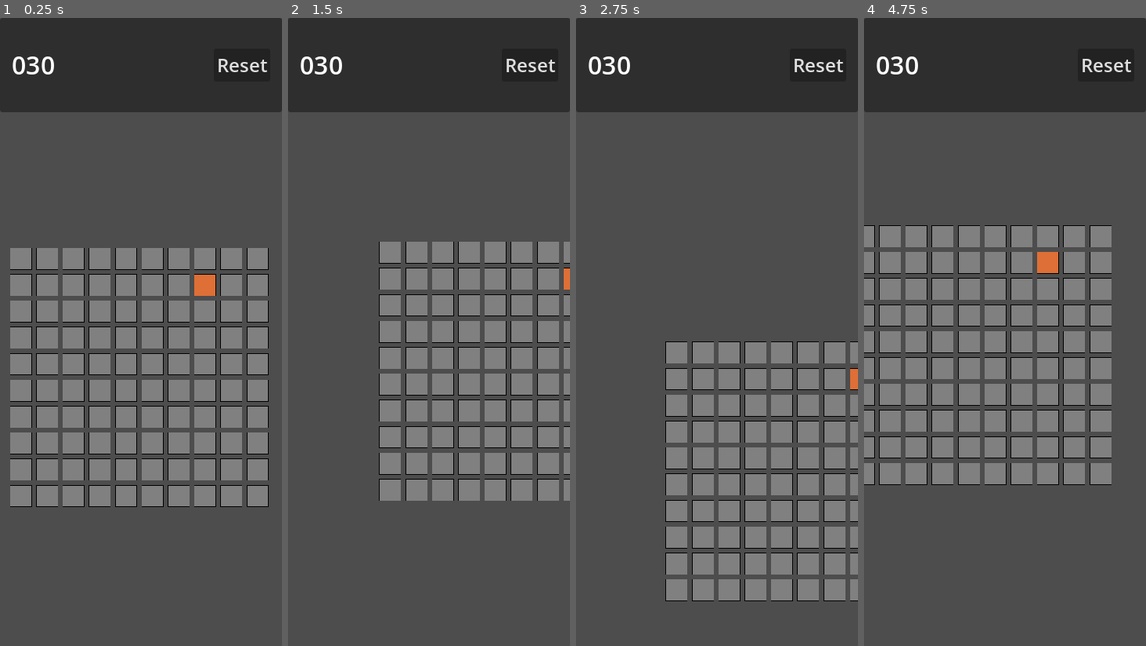
Above: before the commit, frames 1-4 (left to right).
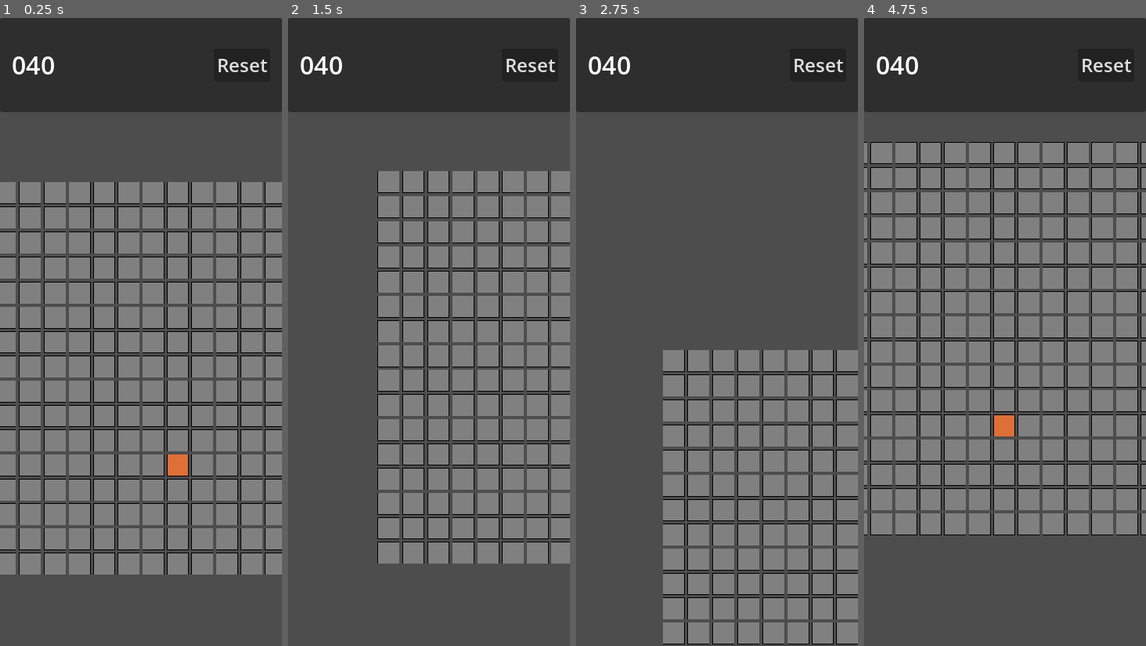
Above: after the commit, the same moments.

Repository: SasaSuppenknecht/MinesweeperApp
Game: Godot game, scene res://scenes/minesweeper.tscn
Two runs of this game, one before a commit and one after it. Both use one fixed random seed, a clock stepped at 60 frames per second and the inputs below.
Inputs (mouse positions are in pixels of both pictures, inside the frame that each line leads up to):
- Up to frame 1 (0.25 s): no input
- Up to frame 2 (1.5 s): tap Enter at 0.5 s; drag from (310, 262) to (457, 193) at 0.52 s; drag from (417, 225) to (414, 457) at 1.27 s
- Up to frame 3 (2.75 s): move the mouse to (731, 357) at 2.02 s; click (731, 357) at 2.17 s
- Up to frame 4 (4.75 s): tap Space at 2.75 s; drag from (1044, 357) to (920, 237) at 2.77 s; drag from (1002, 288) to (1019, 332) at 3.52 s; drag from (1038, 313) to (962, 175) at 4.27 s

The runs differ from the first frame. In frame 1, 37% of the frame differs, in the area x 0-100%, y 6-89%; in frame 2, 25%; in frame 3, 18%; in frame 4, 39%, in the area x 0-100%, y 6-83%.

Commit message:
Pan speed scales with zoom Updated gitignore and standard grid size

Diff:
--- a/scripts/camera_control.gd
+++ b/scripts/camera_control.gd
@@ -3,10 +3,6 @@
 
 const MIN_ZOOM = Vector2(0.5, 0.5)
 const MAX_ZOOM = Vector2(2, 2)
-
-# TODO:
-# Lockout long click on field when panning or zooming
-# Pan Speed should scale with zoom factor
 
 func _input(event):
 	if event is InputEventMagnifyGesture:
@@ -17,6 +13,7 @@
 			zoom = (0.9 * zoom).clamp(MIN_ZOOM, MAX_ZOOM)
 		elif event.button_index == MOUSE_BUTTON_WHEEL_UP:
 			zoom = (1.1 * zoom).clamp(MIN_ZOOM, MAX_ZOOM)
+		get_viewport().set_input_as_handled()
 	if event is InputEventScreenDrag:
-		position -= event.relative
+		position -= event.relative * 1 / zoom
 		get_viewport().set_input_as_handled()
--- a/scripts/game_board.gd
+++ b/scripts/game_board.gd
@@ -15,8 +15,8 @@
 var _cells_left : int
 var _last_revealed : Cell = null
 
-var grid_size := 10
-var bomb_count := 30
+var grid_size := 16
+var bomb_count := 40
 
 
 func _ready():
Not shown, removed: export_presets.cfg
Not shown, added: notes.txt
Not shown, changed: .gitignore
